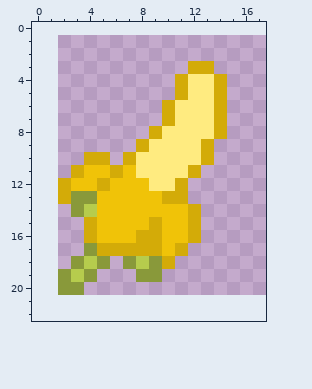
Pixel-art sprite, stored at Projectiles/BananaProjectile.png. Above, as it was before the edit.
The file is 20x20 pixels. Pixels under 10% opacity are left out. Colours within 5 levels of each other are drawn and written as one. The old version is drawn lined up with the new one, on the new canvas.
After the commit:
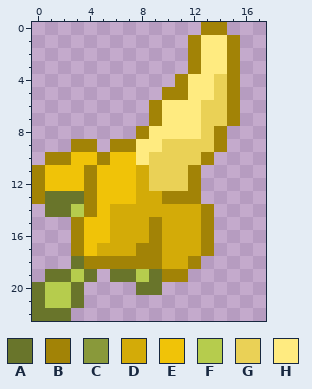
Palette (. is transparent): A #69752b  B #a28306  C #89993a  D #d3ab08  E #f0c308  F #b6cc4d  G #ead156  H #ffeb80
The commit says: Fixed banana, added oldfruit drop
Changes in this commit:
canvas 20x20 -> 18x23, the old top-left corner now at 2,1 (the part of the old canvas that was cut away was empty and is not shown)
Changed rows in their new state; - is an unchanged pixel.
first column x 0:
 0 -------------BB-
 1 ------------BHHB
 2 ------------BHHB
 3 ------------BHHB
 4 -----------B--GB
 5 ----------BB--GB
 6 ---------BH--GGB
 7 ---------BH--GGB
 8 --------BH---GB-
 9 ---BB-BBH-GGGGB-
10 -BBEEBEE-GGGGB--
11 BEEEB-E-DGGGB---
12 BEE-BE--DGGGB---
13 BAAAB---DDBBB---
14 -AAFB-DDDDDD-B--
15 ---BE-DDDBDD-B--
16 ---BE-DD-BDD-B--
17 ---BE---BBD-DB--
18 ---ABBBBBB-DB---
19 -AA-A-AAFABB----
20 AFFA----AA------
21 AFFA------------
22 AAA-------------
Pixel boxes of the changes (left, top, right, bottom) in both pictures:
changed: (32, 22, 240, 321)
